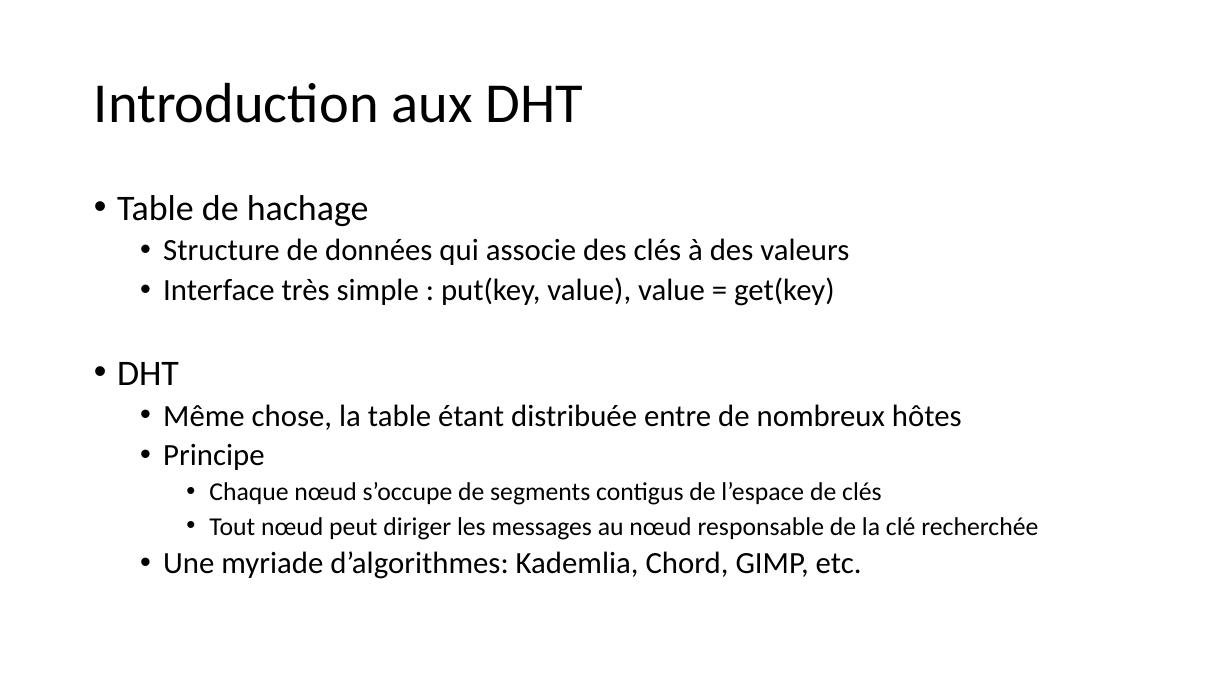
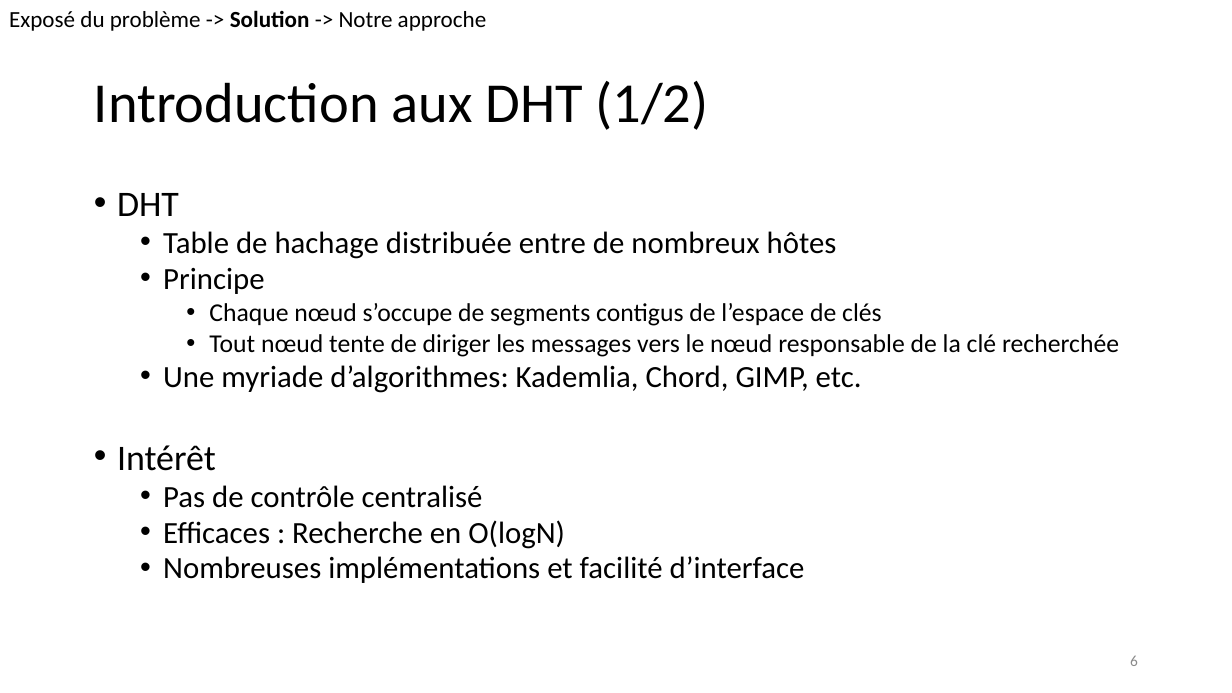
Before and after one commit to ioniATX/DHT_oblivion, a slide deck: slide 6 of présentation.pptx (slide 4 before the commit). Drawn at 1232x693 pixels with LibreOffice and Linux fonts; fonts in the diff are those of the drawing. Boxes give left, top, right and bottom in pixels: in the first picture for what was removed or moved away, otherwise in the second. Text is boxed around its words. In the diff, an @@ line names an element or a change of style, - is before the commit and + after.

```diff
--- a/présentation.pptx
+++ b/présentation.pptx
@@ text added at bbox=[9, 10, 487, 31], 18 pt, text #000000 @@
+Exposé du problème -> Solution -> Notre approche
@@ title at bbox=[94, 81, 708, 130]: text changed @@
-Introduction aux DHT
+Introduction aux DHT (1/2)
@@ text at bbox=[117, 195, 849, 306]: paragraphs removed @@
-• Table de hachage
-  • Structure de données qui associe des clés à des valeurs
-  • Interface très simple : put(key, value), value = get(key)
@@ text at bbox=[117, 193, 882, 393]: line spacing 0.9 to 0.8 @@
@@ text at bbox=[163, 231, 837, 259]: text changed @@
-  • Même chose, la table étant distribuée entre de nombreux hôtes
+  • Table de hachage distribuée entre de nombreux hôtes
@@ text at bbox=[209, 334, 1119, 357]: text changed @@
-    • Tout nœud peut diriger les messages au nœud responsable de la clé recherchée
+    • Tout nœud tente de diriger les messages vers le nœud responsable de la clé recherchée
@@ text at bbox=[117, 445, 805, 583]: paragraphs added @@
+• Intérêt
+  • Pas de contrôle centralisé
+  • Efficaces : Recherche en O(logN)
+  • Nombreuses implémentations et facilité d’interface
@@ page number added at bbox=[1130, 655, 1138, 666], 12 pt, text #8C8C8C @@
+6
```
Also in this commit, not shown: 9 other slides changed, 8 slides added, 9 slides removed, 1 other file.
